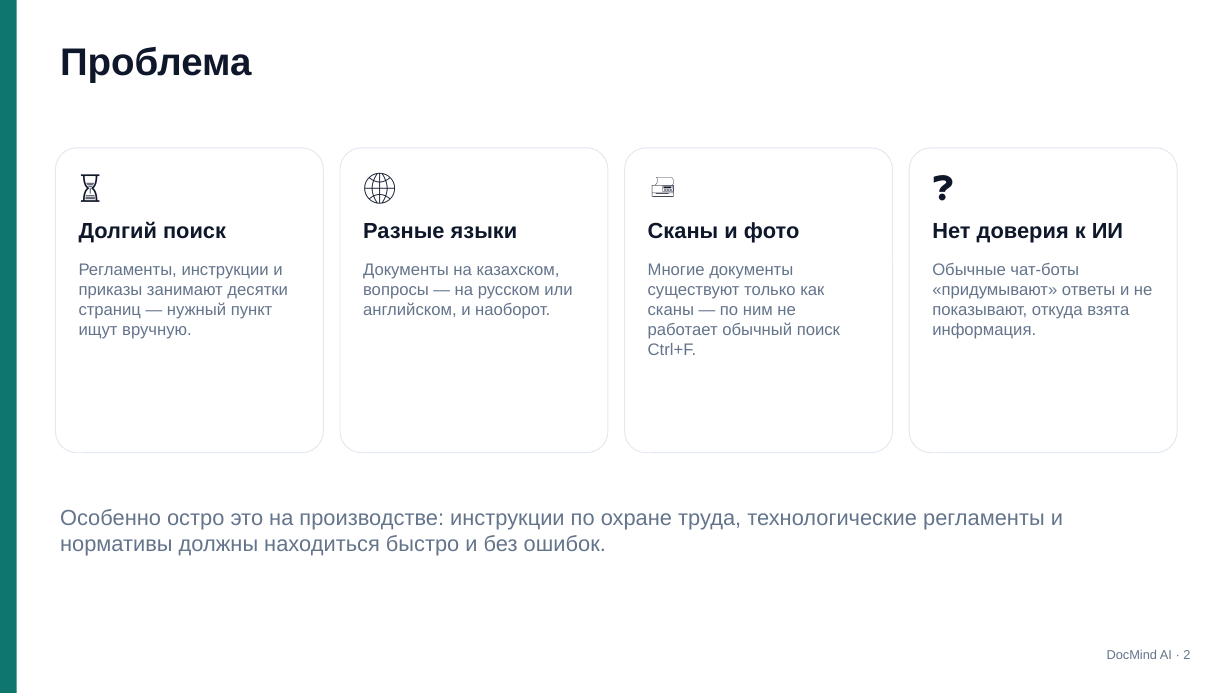
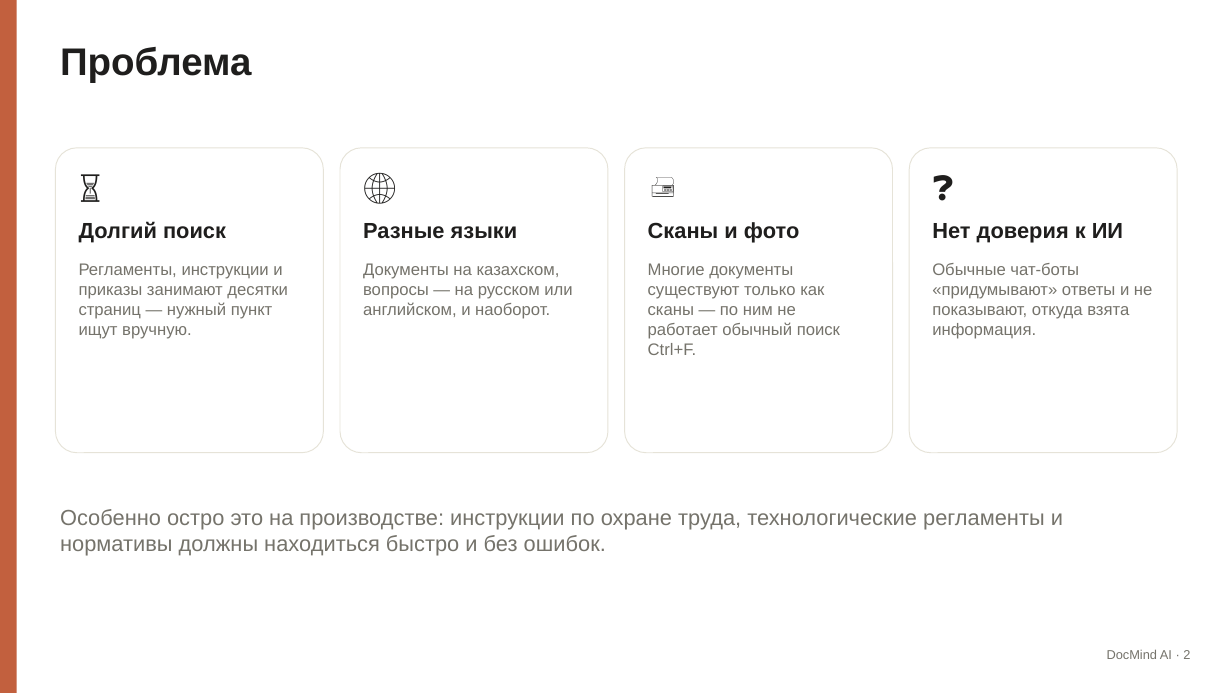
Before and after one commit to adiletpn/ChatBotAI, a slide deck: slide 2 of docs/DocMind_AI_Presentation.pptx. Drawn at 1232x693 pixels with LibreOffice and Linux fonts; fonts in the diff are those of the drawing. Boxes give left, top, right and bottom in pixels: in the first picture for what was removed or moved away, otherwise in the second. Text is boxed around its words. In the diff, an @@ line names an element or a change of style, - is before the commit and + after.

```diff
--- a/docs/DocMind_AI_Presentation.pptx
+++ b/docs/DocMind_AI_Presentation.pptx
@@ rectangle at (x1=0, y1=0, x2=17, y2=693): fill #0F766E to #C2603E @@
@@ outline #E2E8F0 0.75 pt to #E6E3D8 0.75 pt in 4 elements at (x1=55, y1=148, x2=323, y2=453), (x1=340, y1=148, x2=608, y2=453), (x1=625, y1=148, x2=893, y2=453), (x1=909, y1=148, x2=1177, y2=453) @@
@@ text colour #0F172A to #1F1E1D in 9 elements at (x1=60, y1=47, x2=252, y2=83), (x1=79, y1=221, x2=226, y2=243), (x1=363, y1=223, x2=518, y2=239), (x1=648, y1=222, x2=799, y2=243), (x1=932, y1=223, x2=1123, y2=243), (x1=74, y1=162, x2=305, y2=208), (x1=359, y1=162, x2=590, y2=208), (x1=643, y1=162, x2=874, y2=208), (x1=928, y1=162, x2=1159, y2=208) @@
@@ text colour #64748B to #75736B in 6 elements at (x1=1107, y1=649, x2=1190, y2=659), (x1=79, y1=263, x2=288, y2=339), (x1=363, y1=263, x2=572, y2=319), (x1=648, y1=263, x2=840, y2=355), (x1=932, y1=263, x2=1152, y2=339), (x1=60, y1=509, x2=1063, y2=556) @@
```
Also in this commit, not shown: 12 other slides changed.
